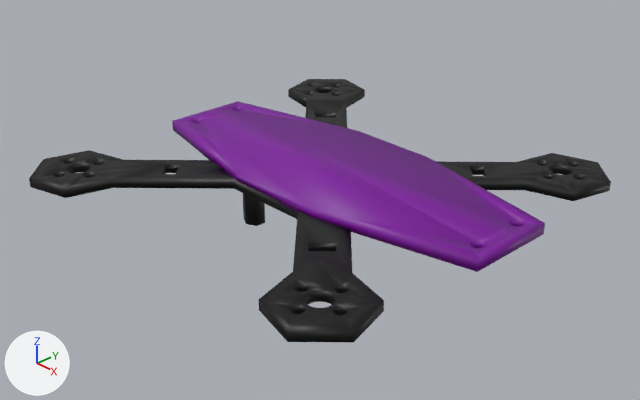
What one commit did to the Blender file blender/custom.blend.
The view is the same before and after, from a camera (50 mm lens) standing at (0.11, -0.1034, 0.0768) and looking at (0.0022, -0.0019, 0.0043). The axes (+X, +Y, +Z) are drawn at lower left. The lights are the same throughout.

In view in the first picture: 'Combo Board', 'Leg.001', 'frame_bottom'.
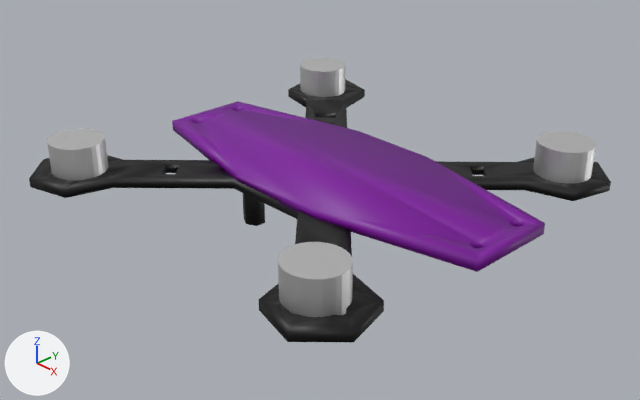
Pixel boxes [x1, y1, x2, y2] of what changed, in the pictures (640 x 400 px):
'Cylinder.002', added
    after: [278, 242, 353, 317]
'Cylinder.003', added
    after: [533, 131, 596, 183]
'Cylinder.001', added
    after: [47, 128, 108, 180]
'Cylinder', added
    after: [300, 58, 346, 97]

Patch to the scene script:
```diff
--- a/blender/custom.blend.py
+++ b/blender/custom.blend.py
@@ mat_material_009 @@
+mat_material_009 = principled_material('Material.009')
+mat_material_009.base_color = (0.8, 0.8, 0.8)  # white #e7e7e7
+mat_material_009.metallic = 1.0
@@ mat_material_008 @@
+mat_material_008 = principled_material('Material.008')
+mat_material_008.base_color = (0.8, 0.8, 0.8)  # white #e7e7e7
+mat_material_008.metallic = 1.0
@@ mat_material_007 @@
+mat_material_007 = principled_material('Material.007')
+mat_material_007.base_color = (0.8, 0.8, 0.8)  # white #e7e7e7
+mat_material_007.metallic = 1.0
@@ mat_material_006 @@
+mat_material_006 = principled_material('Material.006')
+mat_material_006.base_color = (0.8, 0.8, 0.8)  # white #e7e7e7
+mat_material_006.metallic = 1.0
@@ me_cylinder_003 @@
+me_cylinder_003.from_pydata(...)  # a 32-sided cylinder along z spanning x -0.00528..0.00528, y -0.00509..0.00509, z -0.00525..0.00525
+me_cylinder_003.materials.append(mat_material_009)  # white #e7e7e7
@@ me_cylinder_002 @@
+me_cylinder_002.from_pydata(...)  # a 32-sided cylinder along z spanning x -0.00528..0.00528, y -0.00509..0.00509, z -0.00525..0.00525
+me_cylinder_002.materials.append(mat_material_008)  # white #e7e7e7
@@ me_cylinder_001 @@
+me_cylinder_001.from_pydata(...)  # a 32-sided cylinder along z spanning x -0.00528..0.00528, y -0.00509..0.00509, z -0.00525..0.00525
+me_cylinder_001.materials.append(mat_material_007)  # white #e7e7e7
@@ me_cylinder @@
+me_cylinder.from_pydata(...)  # a 32-sided cylinder along z spanning x -0.00528..0.00528, y -0.00509..0.00509, z -0.00525..0.00525
+me_cylinder.materials.append(mat_material_006)  # white #e7e7e7
@@ ob_cylinder_003 @@
+ob_cylinder_003 = bpy.data.objects.new('Cylinder.003', me_cylinder_003)
+ob_cylinder_003.location = (0.0318, 0.0316, 0.012)
+ob_cylinder_003.scale = (1.0, 1.0, 0.64)
@@ ob_cylinder_002 @@
+ob_cylinder_002 = bpy.data.objects.new('Cylinder.002', me_cylinder_002)
+ob_cylinder_002.location = (0.0319, -0.0308, 0.012)
+ob_cylinder_002.scale = (1.0, 1.0, 0.64)
@@ ob_cylinder_001 @@
+ob_cylinder_001 = bpy.data.objects.new('Cylinder.001', me_cylinder_001)
+ob_cylinder_001.location = (-0.0304, -0.0324, 0.012)
+ob_cylinder_001.scale = (1.0, 1.0, 0.64)
@@ ob_cylinder @@
+ob_cylinder = bpy.data.objects.new('Cylinder', me_cylinder)
+ob_cylinder.location = (-0.032, 0.0312, 0.012)
+ob_cylinder.scale = (1.0, 1.0, 0.64)
```
